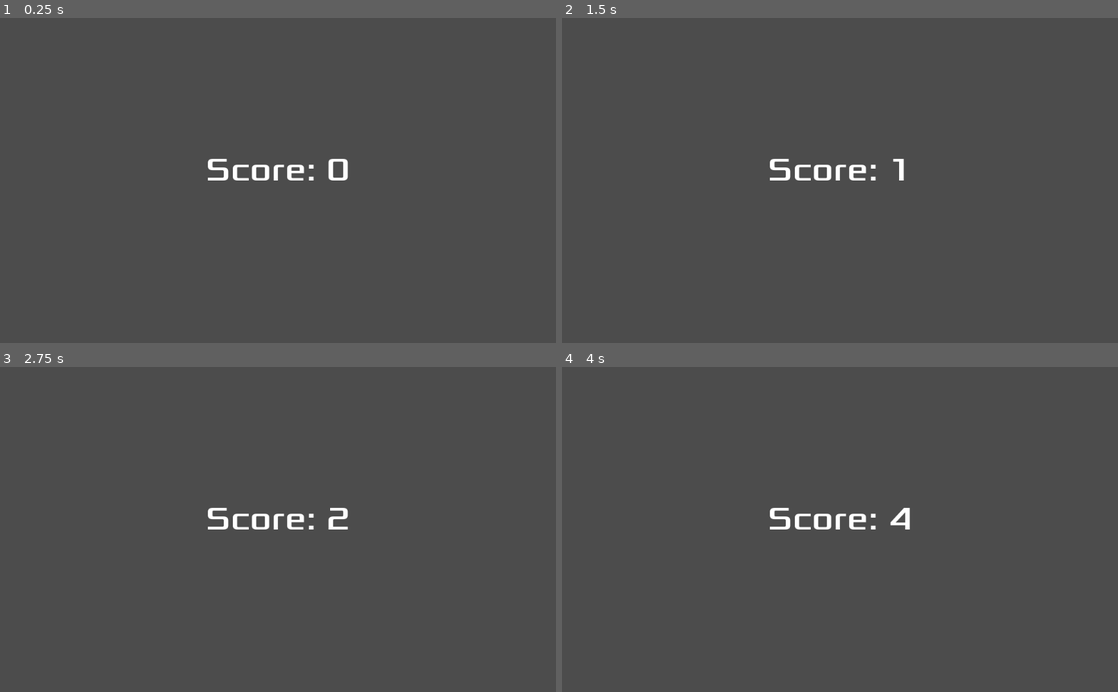
Above: before the commit, frames 1-4 (two rows, left to right).
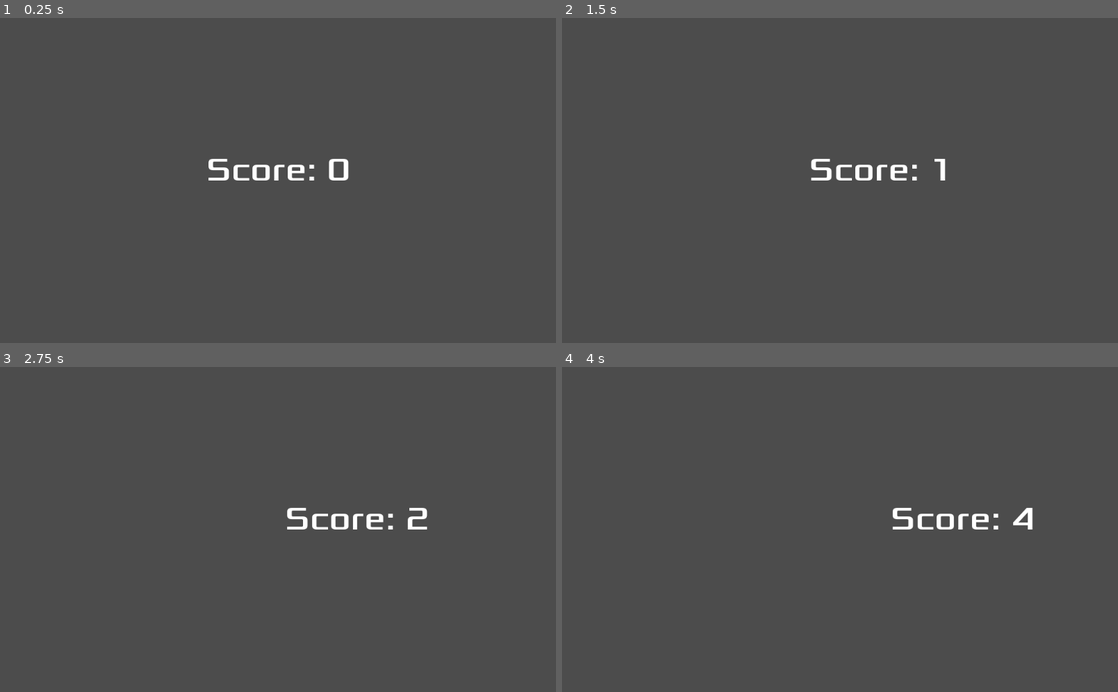
Above: after the commit, the same moments.

Repository: mflash/mygame2022m
Game: Godot game, scene res://Main.tscn
Two runs of this game, one before a commit and one after it. Both use one fixed random seed, a clock stepped at 60 frames per second and the inputs below. After the commit the project has no main scene; this scene is started directly in both runs.
Inputs:
- Up to frame 1 (0.25 s): no input
- Up to frame 2 (1.5 s): tap Enter at 0.5 s; hold Right (right, bound only after the commit) 0.53-1.28 s
- Up to frame 3 (2.75 s): hold Right (right, bound only after the commit) from 2.03 s (still down)
- Up to frame 4 (4 s): release Right (right, bound only after the commit) at 3.53 s

The runs differ from the first frame. In frame 1, 0.2% of the frame differs, in the area x 37-63%, y 43-50%; in frame 2, 0.8%; in frame 3, 1.1%; in frame 4, 1.1%, in the area x 37-85%, y 43-50%.

Commit message:
Tratamento de eventos com callback e polling

Diff:
--- a/Main.gd
+++ b/Main.gd
@@ -1,13 +1,22 @@
 extends Node2D
 
+const SPEED : int = 100
 var total : float = 0
 
 func _ready() -> void:
 	update_score(total)
 
+func _input(event: InputEvent) -> void:
+	if event.is_action_pressed("right"):
+		print("Right arrow")
+
 func _process(delta: float) -> void:
 	#inc_score(delta)
 	update_score(total)
+
+func _physics_process(delta: float) -> void:
+	if Input.is_action_pressed("right"):
+		position.x += SPEED * delta
 
 func inc_score(incr: float) -> void:
 	total += incr
--- a/Main.tscn
+++ b/Main.tscn
@@ -8,13 +8,12 @@
 font_data = ExtResource( 1 )
 
 [node name="Main" type="Node2D"]
+position = Vector2( 379, 244 )
 script = ExtResource( 2 )
 
 [node name="Score" type="Label" parent="."]
-margin_left = 378.0
-margin_top = 244.0
-margin_right = 644.0
-margin_bottom = 317.0
+margin_right = 266.0
+margin_bottom = 73.0
 custom_fonts/font = SubResource( 1 )
 text = "Score: 0"
 
--- a/project.godot
+++ b/project.godot
@@ -11,12 +11,39 @@
 [application]
 
 config/name="meujogo222m"
-run/main_scene="res://Main.tscn"
+run/main_scene="res://SimplePlayer.tscn"
 config/icon="res://icon.png"
 
 [gui]
 
 common/drop_mouse_on_gui_input_disabled=true
+
+[input]
+
+up={
+"deadzone": 0.5,
+"events": [ Object(InputEventKey,"resource_local_to_scene":false,"resource_name":"","device":0,"alt":false,"shift":false,"control":false,"meta":false,"command":false,"pressed":false,"scancode":16777232,"physical_scancode":0,"unicode":0,"echo":false,"script":null)
+, Object(InputEventKey,"resource_local_to_scene":false,"resource_name":"","device":0,"alt":false,"shift":false,"control":false,"meta":false,"command":false,"pressed":false,"scancode":87,"physical_scancode":0,"unicode":0,"echo":false,"script":null)
+ ]
+}
+down={
+"deadzone": 0.5,
+"events": [ Object(InputEventKey,"resource_local_to_scene":false,"resource_name":"","device":0,"alt":false,"shift":false,"control":false,"meta":false,"command":false,"pressed":false,"scancode":16777234,"physical_scancode":0,"unicode":0,"echo":false,"script":null)
+, Object(InputEventKey,"resource_local_to_scene":false,"resource_name":"","device":0,"alt":false,"shift":false,"control":false,"meta":false,"command":false,"pressed":false,"scancode":83,"physical_scancode":0,"unicode":0,"echo":false,"script":null)
+ ]
+}
+right={
+"deadzone": 0.5,
+"events": [ Object(InputEventKey,"resource_local_to_scene":false,"resource_name":"","device":0,"alt":false,"shift":false,"control":false,"meta":false,"command":false,"pressed":false,"scancode":16777233,"physical_scancode":0,"unicode":0,"echo":false,"script":null)
+, Object(InputEventKey,"resource_local_to_scene":false,"resource_name":"","device":0,"alt":false,"shift":false,"control":false,"meta":false,"command":false,"pressed":false,"scancode":68,"physical_scancode":0,"unicode":0,"echo":false,"script":null)
+ ]
+}
+left={
+"deadzone": 0.5,
+"events": [ Object(InputEventKey,"resource_local_to_scene":false,"resource_name":"","device":0,"alt":false,"shift":false,"control":false,"meta":false,"command":false,"pressed":false,"scancode":16777231,"physical_scancode":0,"unicode":0,"echo":false,"script":null)
+, Object(InputEventKey,"resource_local_to_scene":false,"resource_name":"","device":0,"alt":false,"shift":false,"control":false,"meta":false,"command":false,"pressed":false,"scancode":65,"physical_scancode":0,"unicode":0,"echo":false,"script":null)
+ ]
+}
 
 [physics]
 
